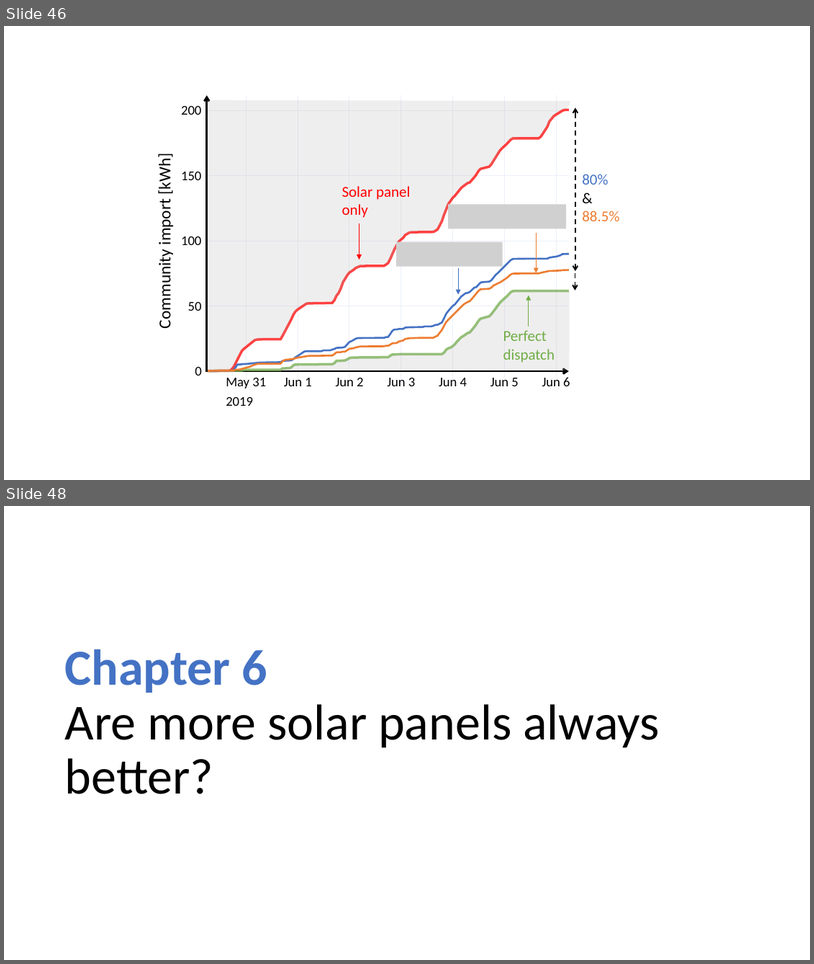
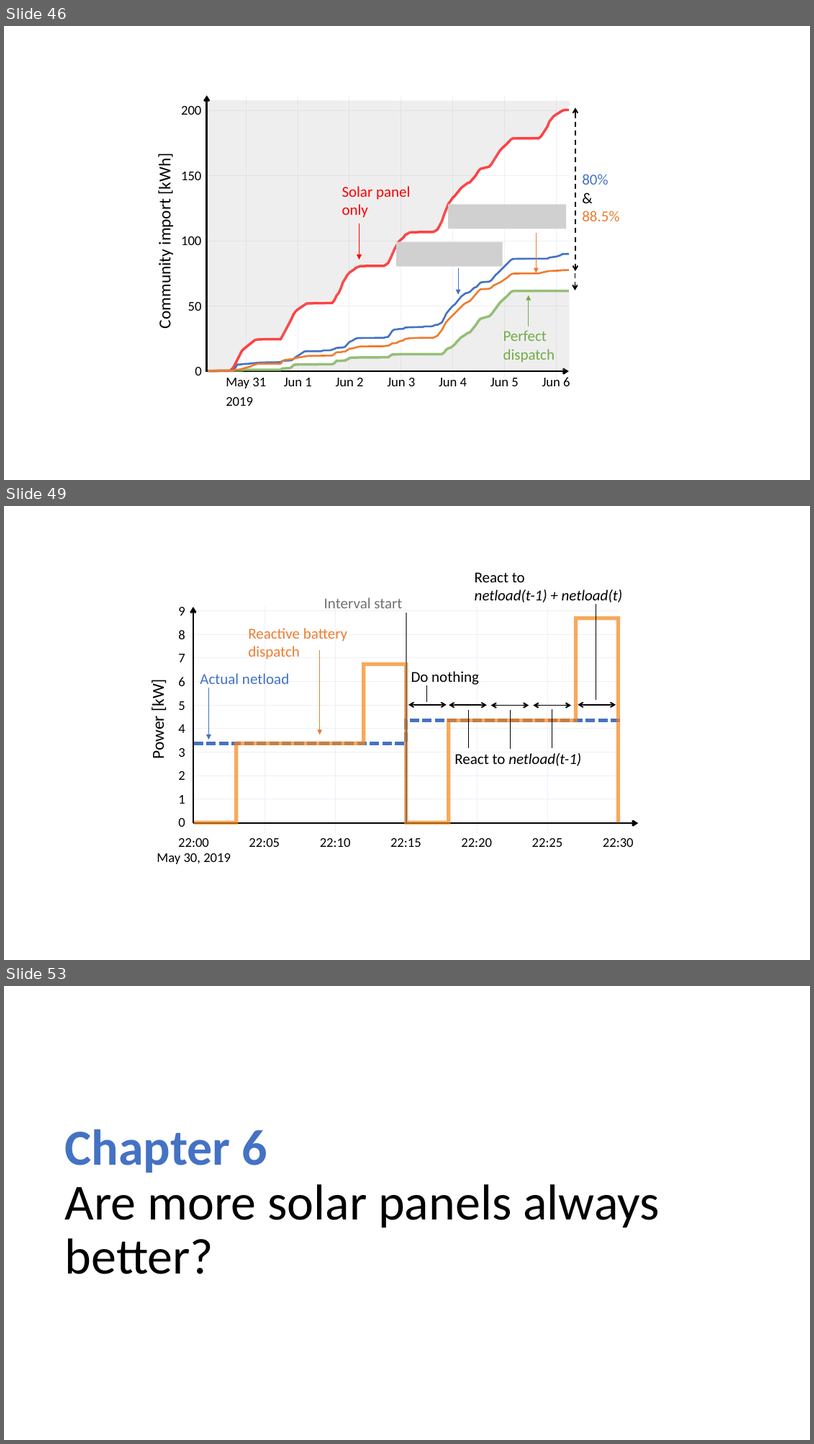
Before and after one commit to Jonathan56/supplementary_thesis, a slide deck: figures.pptx. Shown one above the other, each under a label of ours: slides 46 and 48 before the commit, slides 46, 49 and 53 after it; the slides between them are not shown. The pictures are 814x964 and 814x1444 pixels, drawn with LibreOffice and Linux fonts; fonts in the diff are those of the drawing; grey boxes stand for pictures. Boxes give left, top, right and bottom in pixels: in the first picture for what was removed or moved away, otherwise in the second. Text is boxed around its words. In the diff, an @@ line names an element or a change of style, - is before the commit and + after.

Commit message:
reactive work

```diff
--- a/figures.pptx
+++ b/figures.pptx
@@ slide 49 added at <box>4,506,810,960</box>, background #FFFFFF @@
@@ freeform shape added at <box>146,576,147,576</box>, fill #000000 @@
@@ text added at <box>475,572,623,605</box>, 18 pt, text #000000, italic @@
+React to
+netload(t-1) + netload(t)
@@ group added at <box>178,607,185,826</box>: 10 texts @@
+0
+1
+2
+3
+4
+5
+6
+7
+8
+9
@@ freeform shape added at <box>193,607,196,824</box>, outline #000000 2.25 pt @@
@@ group added at <box>194,607,619,834</box>: 14 freeform shapes @@
@@ text added at <box>324,597,402,608</box>, 18 pt, text #767171 @@
+Interval start
@@ line added from (406, 613) to (406, 822), #767171 1.5 pt @@
@@ line added from (597, 604) to (597, 700), #000000 0.5 pt @@
@@ freeform shape added at <box>194,618,619,822</box>, outline #F58518 4.5 pt @@
@@ text added at <box>248,628,347,659</box>, 18 pt, text #ED7D31 @@
+Reactive battery dispatch
@@ arrow added from (320, 650) to (320, 735), #ED7D31 0.5 pt @@
@@ text added at <box>200,673,289,688</box>, 18 pt, text #4472C4 @@
+Actual netload
@@ text added at <box>412,671,479,686</box>, 18 pt, text #000000 @@
+Do nothing
@@ text added at <box>148,682,168,757</box>, 20 pt, text #000000 @@
+Power [kW]
@@ arrow added from (209, 687) to (209, 739), #4472C4 0.5 pt @@
@@ line added from (427, 685) to (427, 702), #000000 0.5 pt @@
@@ freeform shape added at <box>194,720,619,743</box>, outline #4472C4 3.75 pt dashed @@
@@ double arrow added from (409, 705) to (447, 705), #000000 1.5 pt @@
@@ double arrow added from (449, 705) to (487, 705), #000000 1.5 pt @@
@@ line added from (468, 709) to (468, 748), #000000 0.5 pt @@
@@ double arrow added from (491, 705) to (529, 705), #000000 1.5 pt @@
@@ line added from (510, 710) to (510, 749), #000000 0.5 pt @@
@@ double arrow added from (533, 705) to (571, 705), #000000 1.5 pt @@
@@ line added from (553, 709) to (553, 748), #000000 0.5 pt @@
@@ double arrow added from (578, 705) to (616, 705), #000000 1.5 pt @@
@@ text added at <box>455,753,581,766</box>, 18 pt, text #000000, italic @@
+React to netload(t-1)
@@ freeform shape added at <box>193,818,639,824</box>, fill #000000, outline #000000 2.25 pt @@
@@ group added at <box>157,838,634,864</box>: 8 texts @@
+22:00
+May 30, 2019
+22:05
+22:10
+22:15
+22:20
+22:25
+22:30
@@ what was slide 48 is now slide 53 @@
```
Also in this commit, not shown: 2 slides changed, 4 other slides added, 14 other files.
